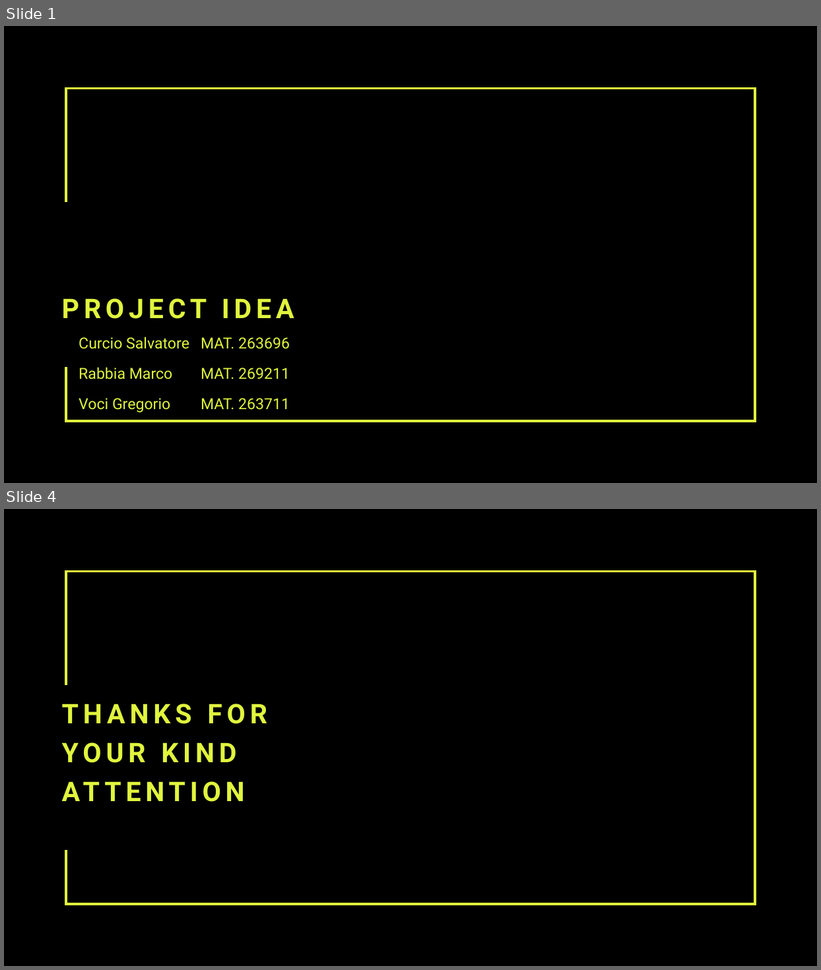
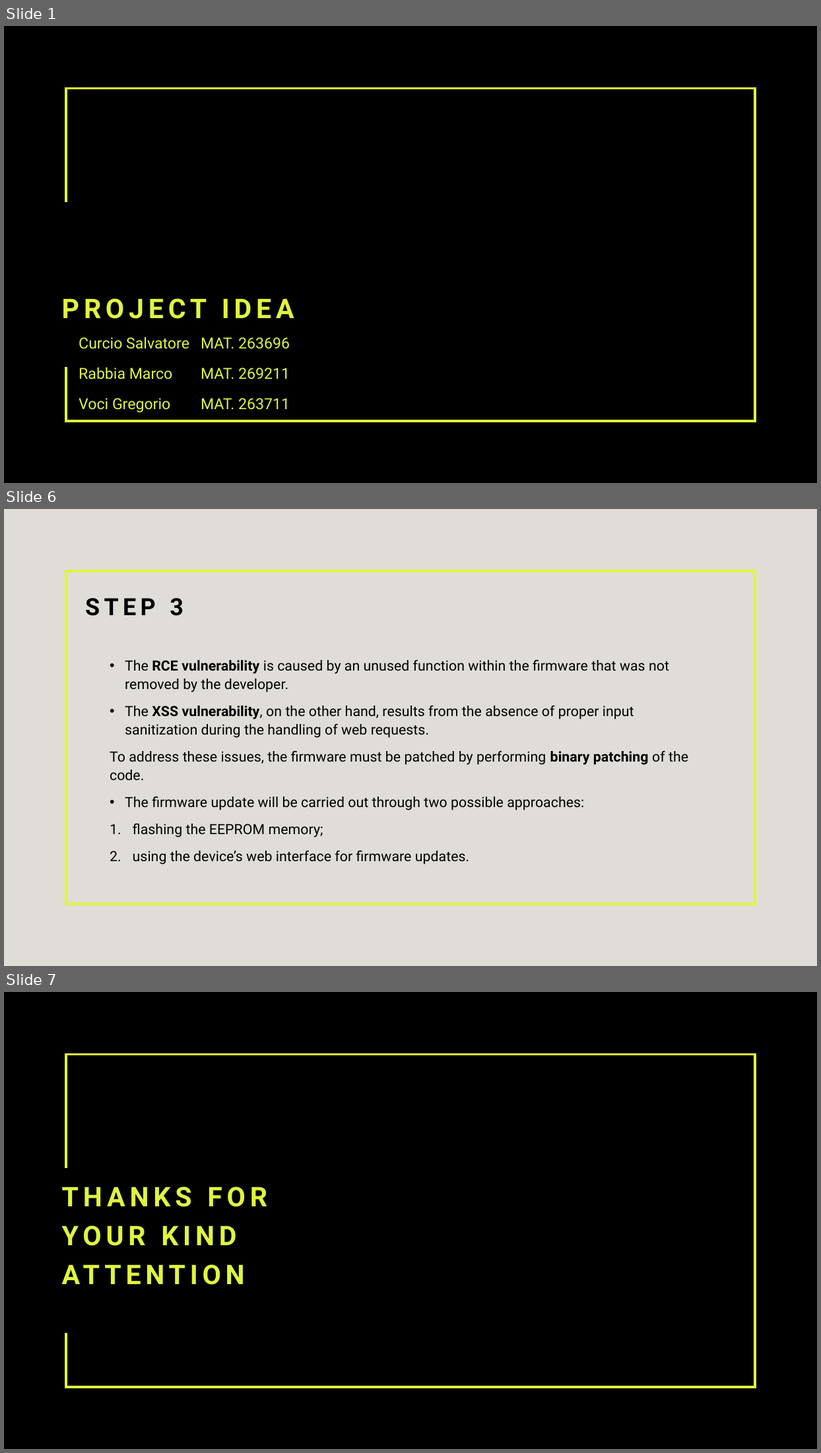
Before and after one commit to Gory-git/progetto_IoT, a slide deck: file/documents/CurcioRabbiaVociPresentation.pptx. Shown one above the other, each under a label of ours: slides 1 and 4 before the commit, slides 1, 6 and 7 after it; the slides between them are not shown. The pictures are 821x970 and 821x1453 pixels, drawn with LibreOffice and Linux fonts; fonts in the diff are those of the drawing; background and template pictures are left out; a plain dark background stands for a picture behind light text. Boxes give left, top, right and bottom in pixels: in the first picture for what was removed or moved away, otherwise in the second. Text is boxed around its words. In the diff, an @@ line names an element or a change of style, - is before the commit and + after.

Commit message:
Emulazione web app e patch xss

```diff
--- a/file/documents/CurcioRabbiaVociPresentation.pptx
+++ b/file/documents/CurcioRabbiaVociPresentation.pptx
@@ slide 6 added at (4, 509, 817, 966), background #E0DDD8 @@
@@ rectangle added at (66, 571, 755, 904), outline #E0F53D 3 pt @@
@@ title added at (85, 598, 184, 616), 28 pt, text #000000, bold @@
+STEP 3
@@ text added at (110, 660, 688, 865), 16.6 pt, text #000000 @@
+• The RCE vulnerability is caused by an unused function within the firmware that was not removed by the developer.
+• The XSS vulnerability, on the other hand, results from the absence of proper input sanitization during the handling of web requests.
+To address these issues, the firmware must be patched by performing binary patching of the code.
+• The firmware update will be carried out through two possible approaches:
+1. flashing the EEPROM memory;
+2. using the device’s web interface for firmware updates.
@@ what was slide 4 is now slide 7 @@
```
Also in this commit, not shown: 4 other slides added, 2 slides removed, 16 other files.
